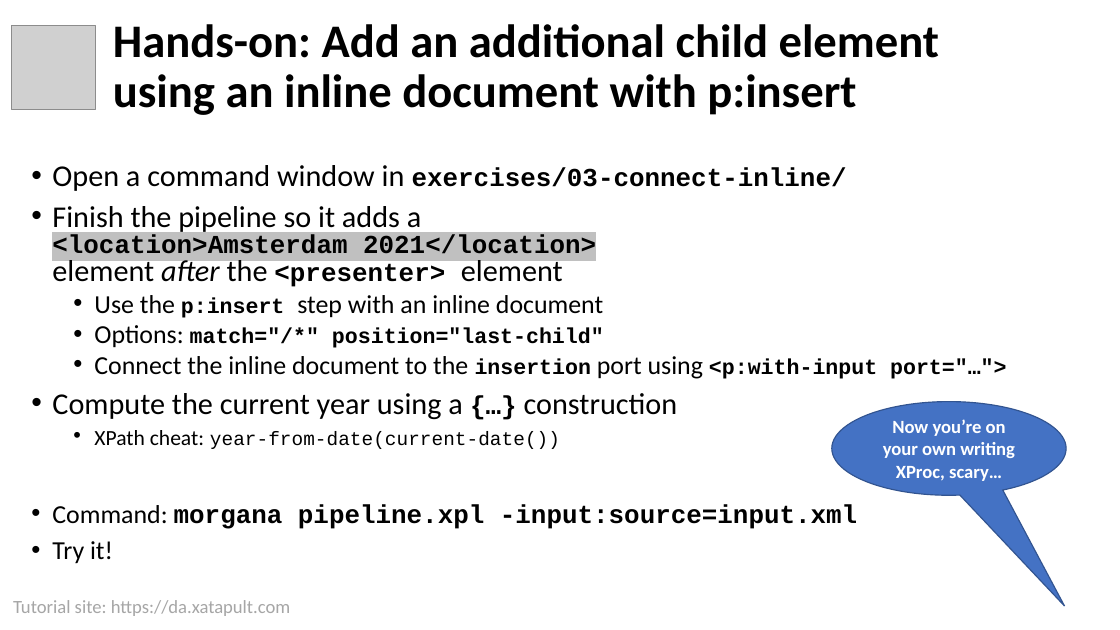
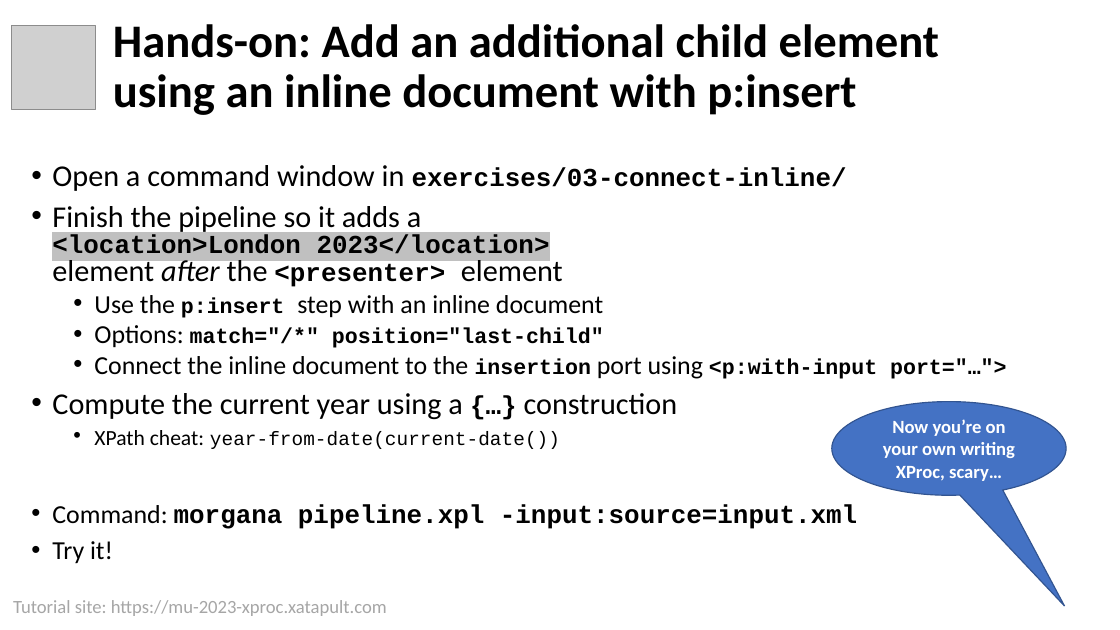
Before and after one commit to xatapult/mu-2023-xproc, a slide deck: slide 22 of presentation/Introduction to XProc 3.0.pptx. Drawn at 1120x630 pixels with LibreOffice and Linux fonts; fonts in the diff are those of the drawing; grey boxes stand for pictures; background and template pictures are left out. Boxes give left, top, right and bottom in pixels: in the first picture for what was removed or moved away, otherwise in the second. Text is boxed around its words. In the diff, an @@ line names an element or a change of style, - is before the commit and + after.

Commit message:
Updates for London

```diff
--- a/presentation/Introduction to XProc 3.0.pptx
+++ b/presentation/Introduction to XProc 3.0.pptx
@@ text at (52, 206, 563, 287): text changed @@
-• Finish the pipeline so it adds a
-  <location>Amsterdam 2021</location>
-  element after the <presenter> element
+• Finish the pipeline so it adds a
+  <location>London 2023</location>
+  element after the <presenter> element
@@ text at (13, 600, 387, 616): text changed @@
-Tutorial site: https://da.xatapult.com
+Tutorial site: https://mu-2023-xproc.xatapult.com
```
Also in this commit, not shown: 69 other slides changed, 6 other files.
